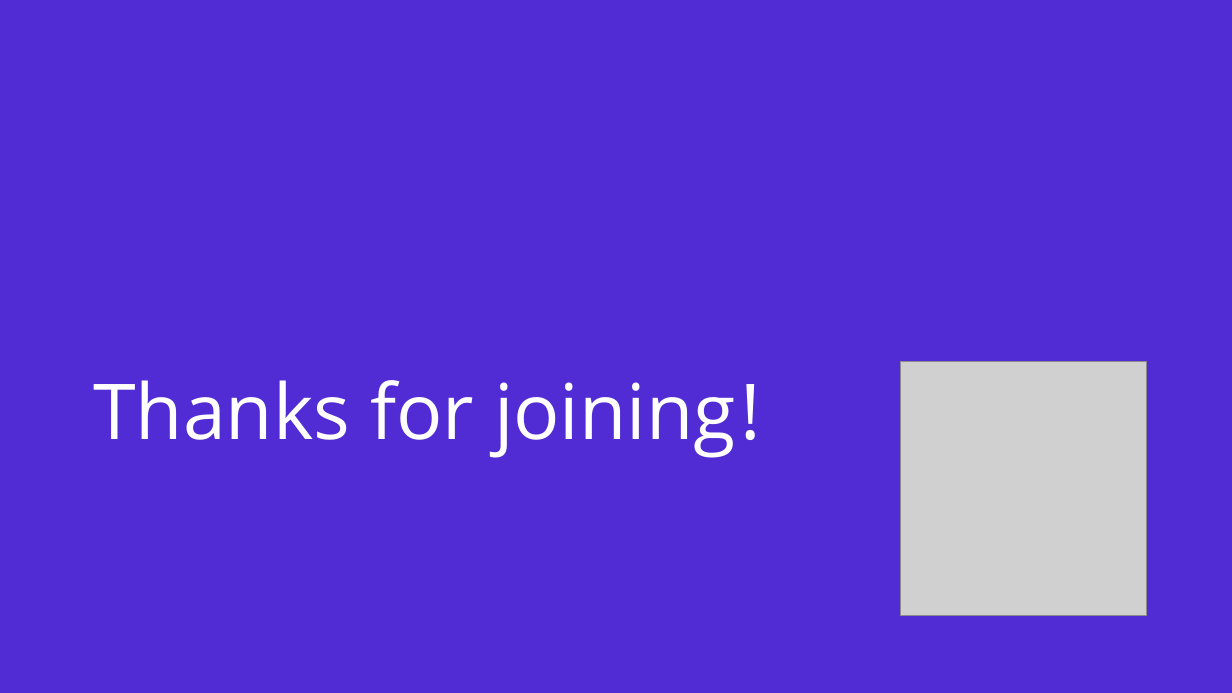
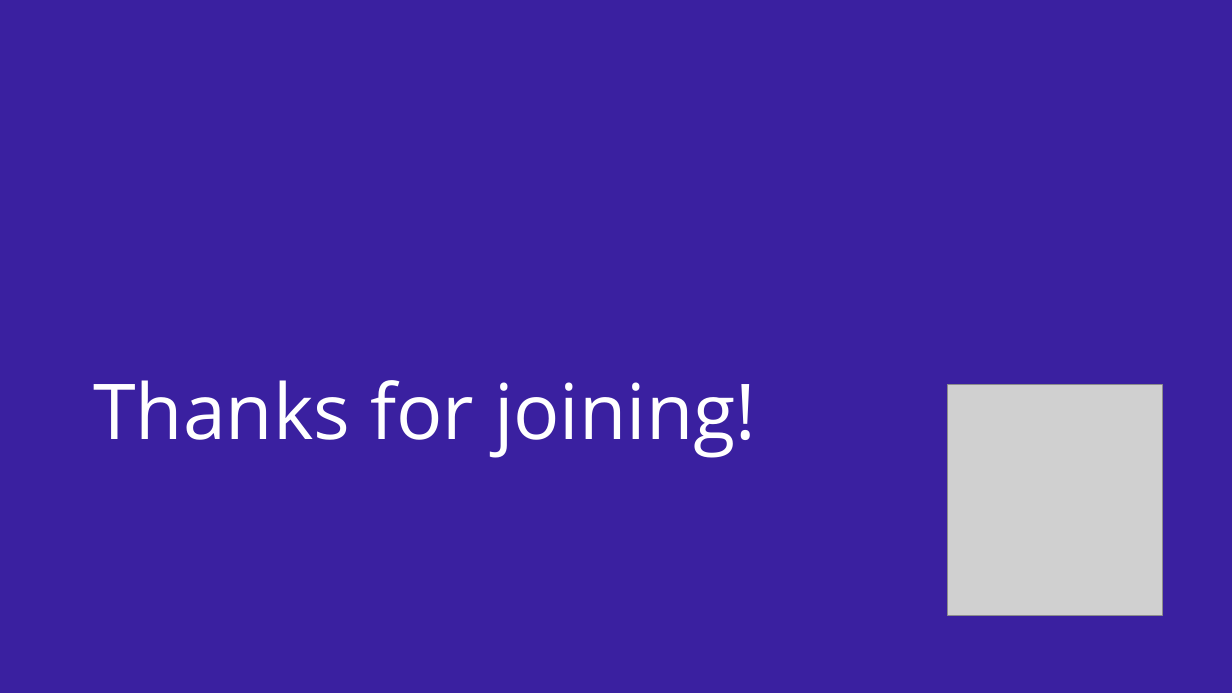
Before and after one commit to dotnet/brand, a slide deck: slide 8 of presentation-template/dotnet-deck-template.odp (slide 9 before the commit). Drawn at 1232x693 pixels with LibreOffice and Linux fonts; fonts in the diff are those of the drawing; grey boxes stand for pictures. Boxes give left, top, right and bottom in pixels: in the first picture for what was removed or moved away, otherwise in the second. Text is boxed around its words. In the diff, an @@ line names an element or a change of style, - is before the commit and + after.

```diff
--- a/presentation-template/dotnet-deck-template.odp
+++ b/presentation-template/dotnet-deck-template.odp
@@ background #512BD3 to #3A20A0 @@
@@ title at bbox=[93, 380, 756, 458]: spaces changed @@
-Thanks for joining !
+Thanks for joining!
@@ picture: place and size @@
-picture at bbox=[900, 361, 1147, 616]
+picture at bbox=[948, 384, 1163, 616]
```
Also in this commit, not shown: 4 other slides changed, 9 slides added, 8 slides removed, 7 other files.
